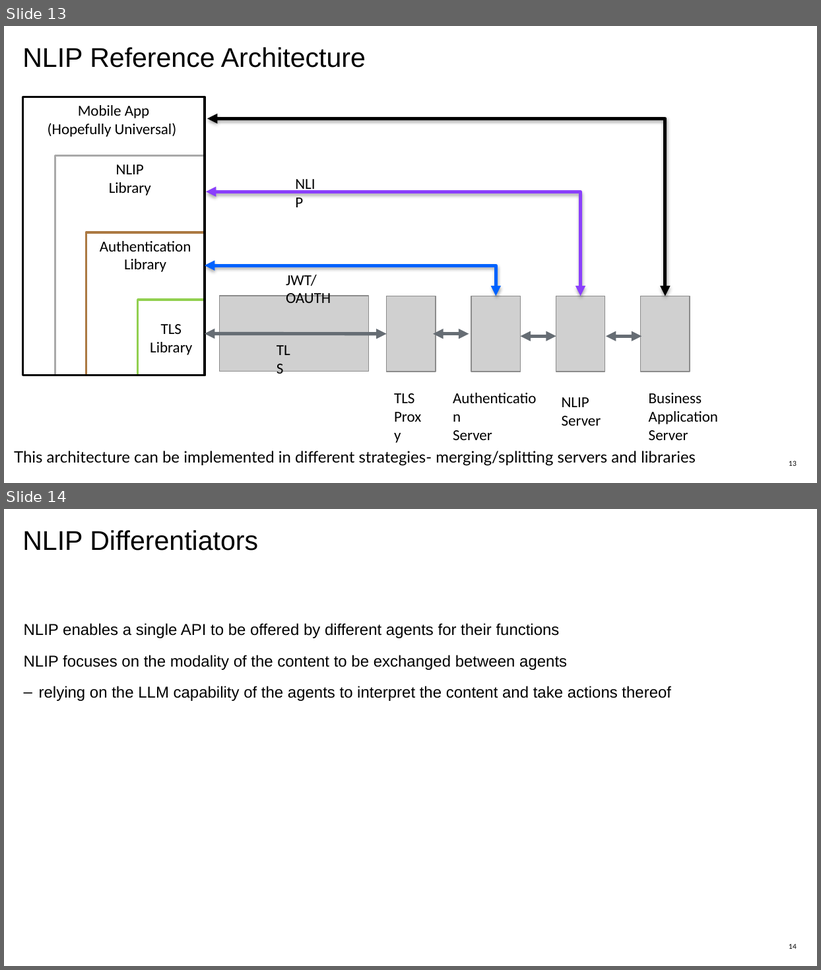
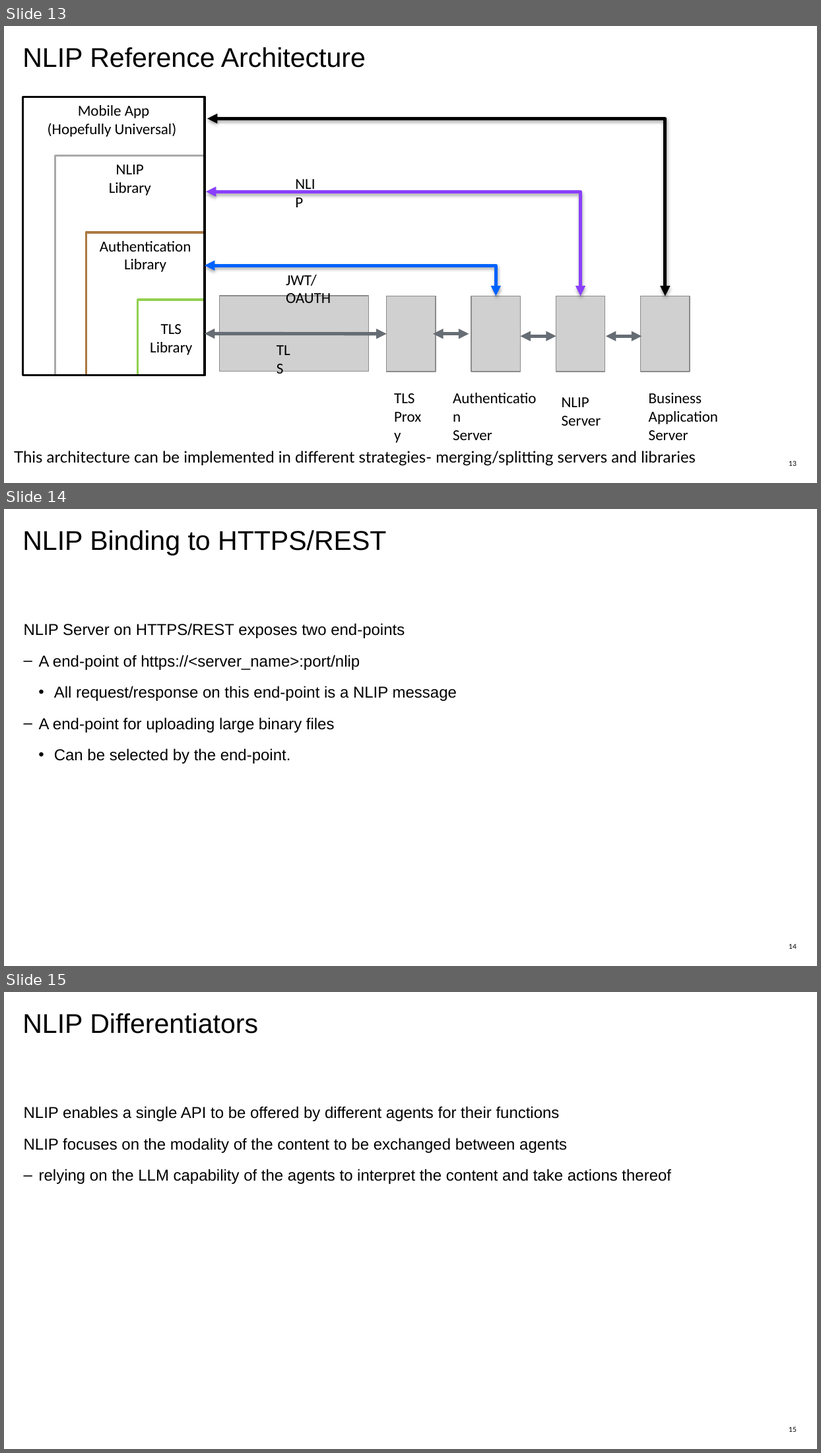
Before and after one commit to nlip-project/documents, a slide deck: NLIP_Briefer.pptx. Shown one above the other, each under a label of ours: slides 13 and 14 before the commit, slides 13, 14 and 15 after it. The pictures are 821x970 and 821x1453 pixels, drawn with LibreOffice and Linux fonts; fonts in the diff are those of the drawing; grey boxes stand for pictures. Boxes give left, top, right and bottom in pixels: in the first picture for what was removed or moved away, otherwise in the second. Text is boxed around its words. In the diff, an @@ line names an element or a change of style, - is before the commit and + after.

```diff
--- a/NLIP_Briefer.pptx
+++ b/NLIP_Briefer.pptx
@@ slide 14 added at <box>4,509,817,966</box>, background #FFFFFF @@
@@ title added at <box>22,530,386,555</box>, 24 pt, text #000000 @@
+NLIP Binding to HTTPS/REST
@@ text added at <box>24,623,457,764</box>, 14 pt, text #000000 @@
+NLIP Server on HTTPS/REST exposes two end-points
+  – A end-point of https://<server_name>:port/nlip
+    • All request/response on this end-point is a NLIP message
+  – A end-point for uploading large binary files
+    • Can be selected by the end-point.
@@ page number added at <box>789,944,797,949</box>, 6 pt, text #000000 @@
+14
@@ what was slide 14 is now slide 15 @@
@@ page number at <box>789,1427,797,1432</box>: text changed @@
-14
+15
```
Also in this commit, not shown: 1 slide changed, 1 other file.
